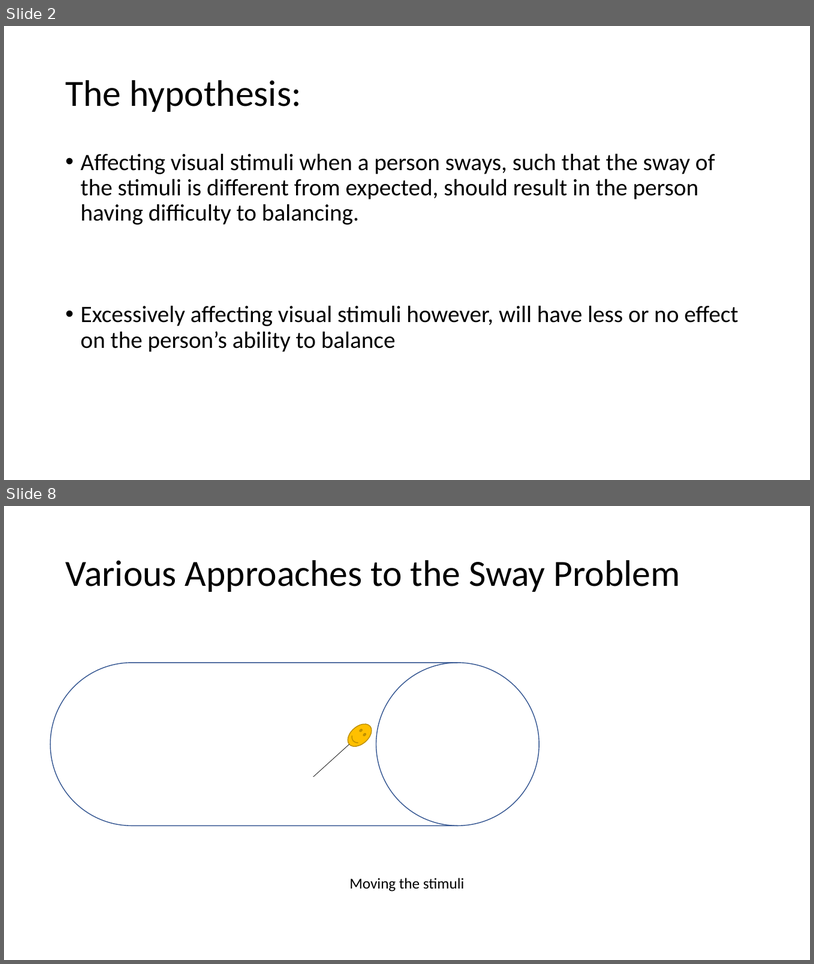
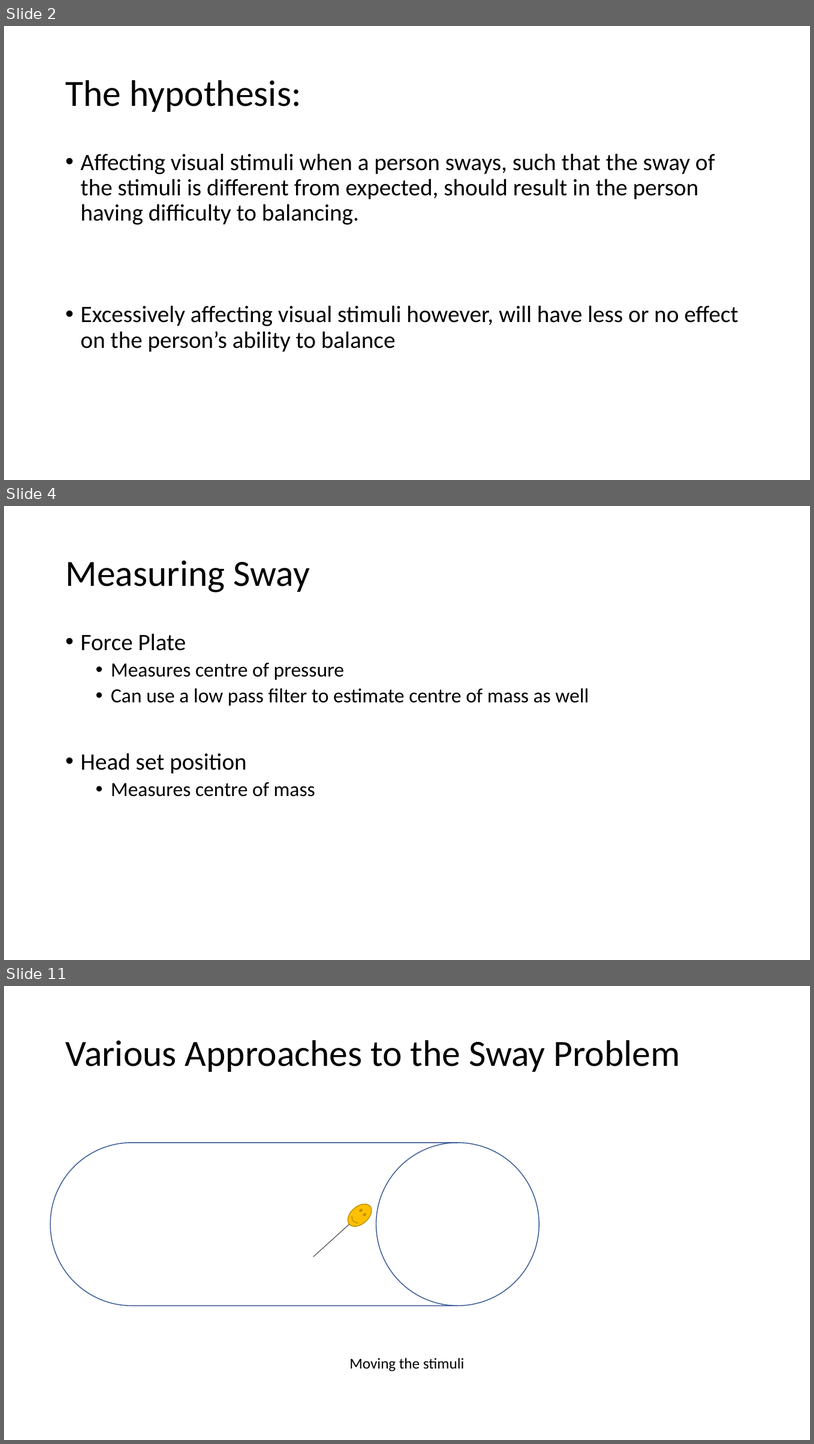
Before and after one commit to colonbrack3t/Final-Year-Project-2022, a slide deck: Final Year Project.pptx. Shown one above the other, each under a label of ours: slides 2 and 8 before the commit, slides 2, 4 and 11 after it; the slides between them are not shown. The pictures are 814x964 and 814x1444 pixels, drawn with LibreOffice and Linux fonts; fonts in the diff are those of the drawing. Boxes give left, top, right and bottom in pixels: in the first picture for what was removed or moved away, otherwise in the second. Text is boxed around its words. In the diff, an @@ line names an element or a change of style, - is before the commit and + after.

```diff
--- a/Final Year Project.pptx
+++ b/Final Year Project.pptx
@@ slide 4 added at [4,506,810,960], background #FFFFFF @@
@@ title added at [65,560,309,592], 44 pt, text #000000 @@
+Measuring Sway
@@ text added at [81,633,589,796], 24 pt, text #000000 @@
+• Force Plate
+  • Measures centre of pressure
+  • Can use a low pass filter to estimate centre of mass as well
+• Head set position
+  • Measures centre of mass
@@ what was slide 8 is now slide 11 @@
```
Also in this commit, not shown: 8 slides changed, 6 other slides added, 1 slide removed.
